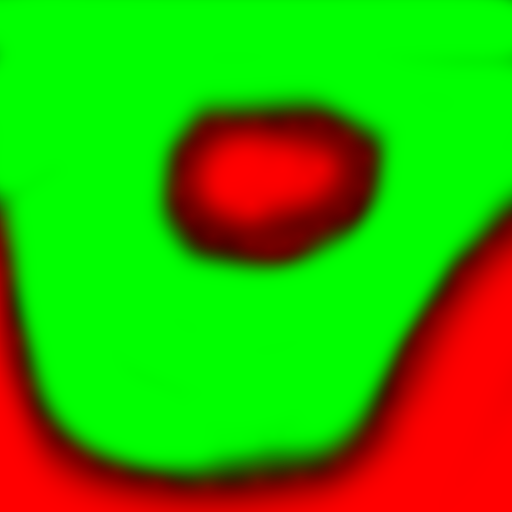
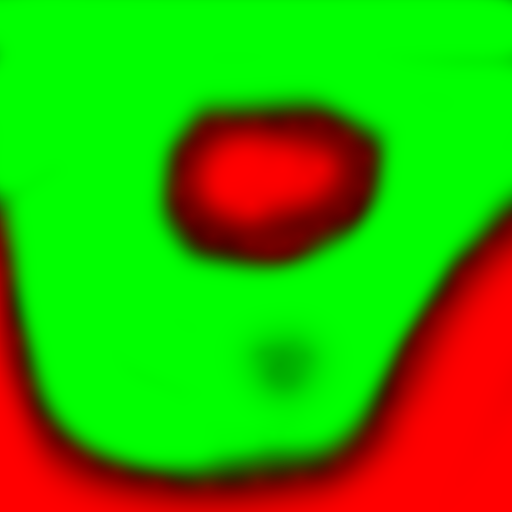
Before/after of a 512px x 512px layered artwork. What changed in the layer stack:
painted on "land" over (223, 309, 345, 425)
